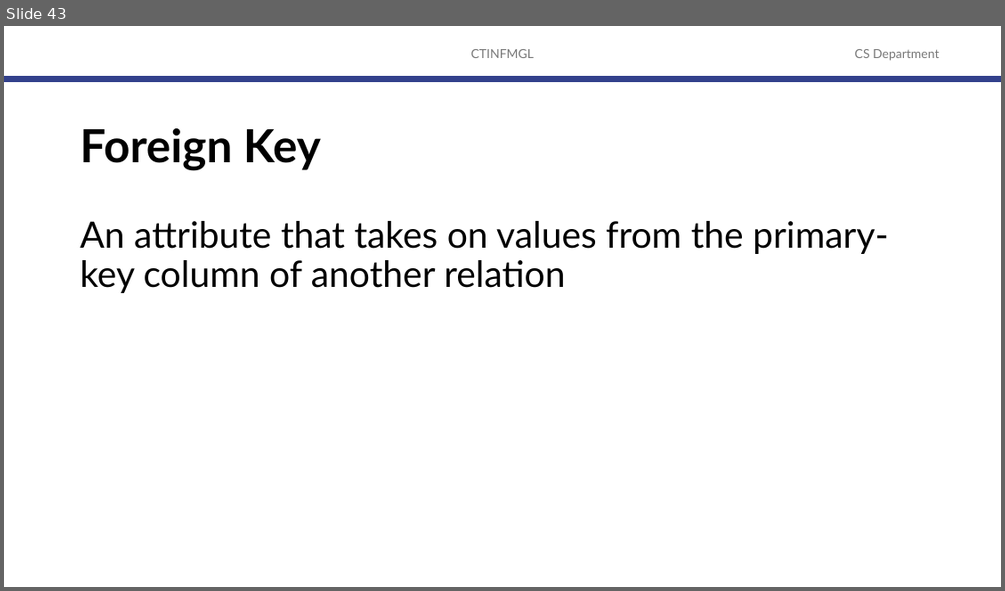
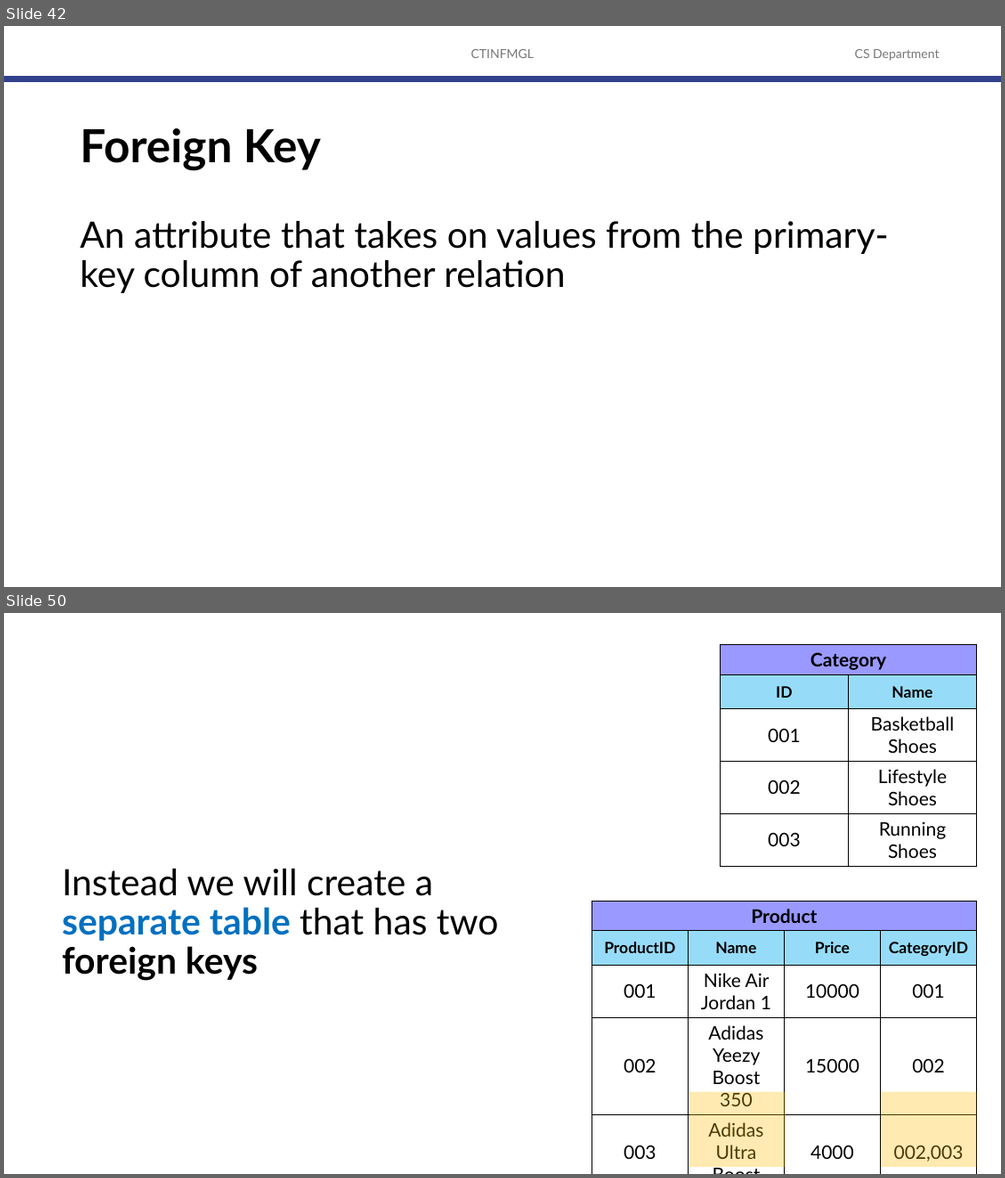
Before and after one commit to robitussin/CTINFMGL, a slide deck: 03 - The Relational Database Model/The Relational Model.pptx. Shown one above the other, each under a label of ours: slide 43 before the commit, slides 42 and 50 after it; the slides between them are not shown. The pictures are 1005x591 and 1005x1178 pixels, drawn with LibreOffice and Linux fonts; fonts in the diff are those of the drawing; background and template pictures are left out. Boxes give left, top, right and bottom in pixels: in the first picture for what was removed or moved away, otherwise in the second. Text is boxed around its words. In the diff, an @@ line names an element or a change of style, - is before the commit and + after.

```diff
--- a/03 - The Relational Database Model/The Relational Model.pptx
+++ b/03 - The Relational Database Model/The Relational Model.pptx
@@ slide 50 added at [4,613,1001,1174], background #FFFFFF @@
@@ table added at [720,644,978,866], 5 rows, 2 columns @@
+Category | 
+ID | Name
+001 | Basketball Shoes
+002 | Lifestyle Shoes
+003 | Running Shoes
@@ text added at [62,868,499,981], 35 pt, text #000000 @@
+Instead we will create a separate table that has two foreign keys
@@ table added at [591,900,978,1167], 5 rows, 4 columns @@
+Product |  |  | 
+ProductID | Name | Price | CategoryID
+001 | Nike Air Jordan 1 | 10000 | 001
+002 | Adidas Yeezy Boost 350 | 15000 | 002
+003 | Adidas Ultra Boost | 4000 | 002,003
@@ rectangle added at [689,1092,785,1167], fill #FFC000 at 30% opacity @@
@@ rectangle added at [881,1092,976,1167], fill #FFC000 at 30% opacity @@
@@ what was slide 43 is now slide 42 @@
```
Also in this commit, not shown: 13 other slides added, 1 slide removed.
